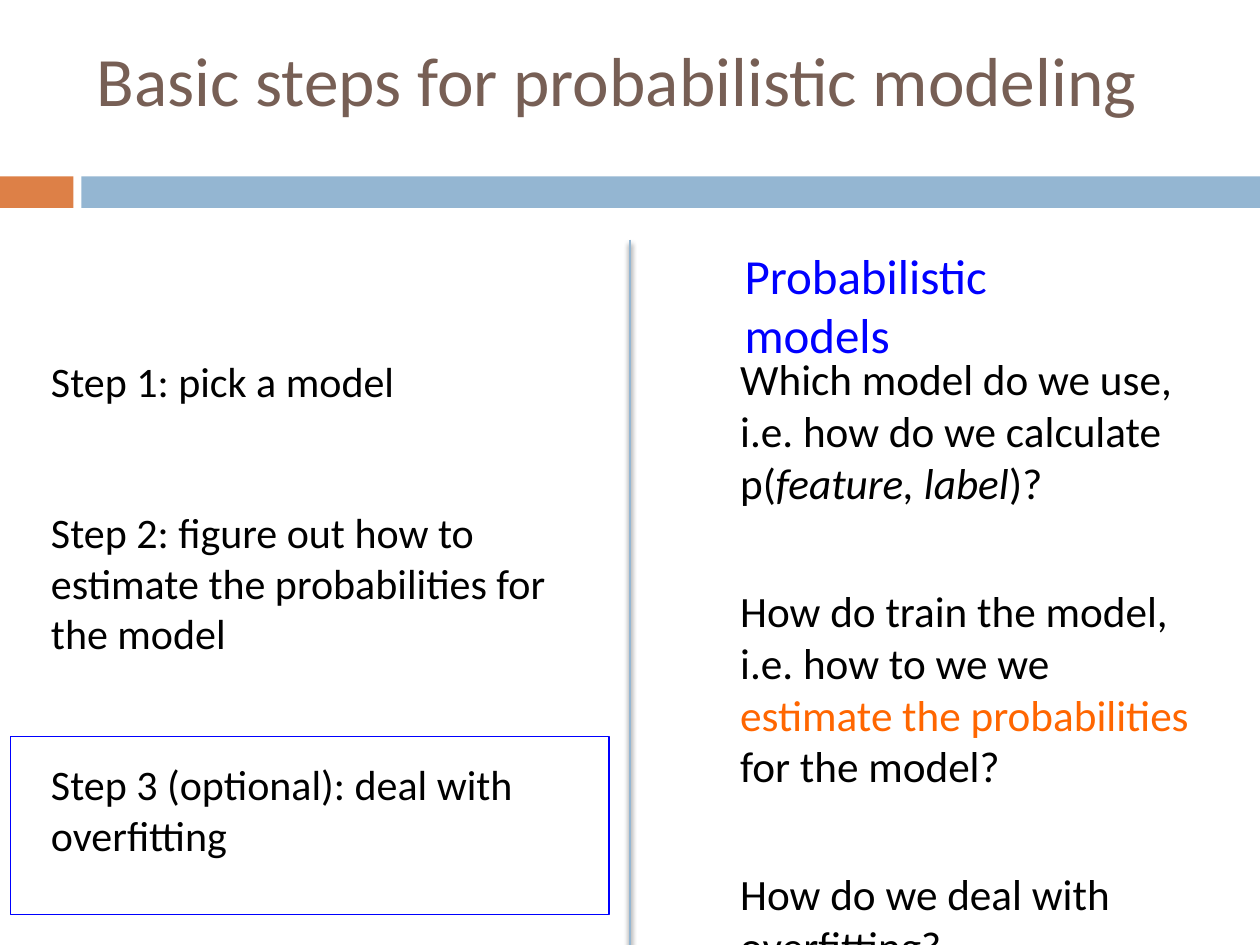
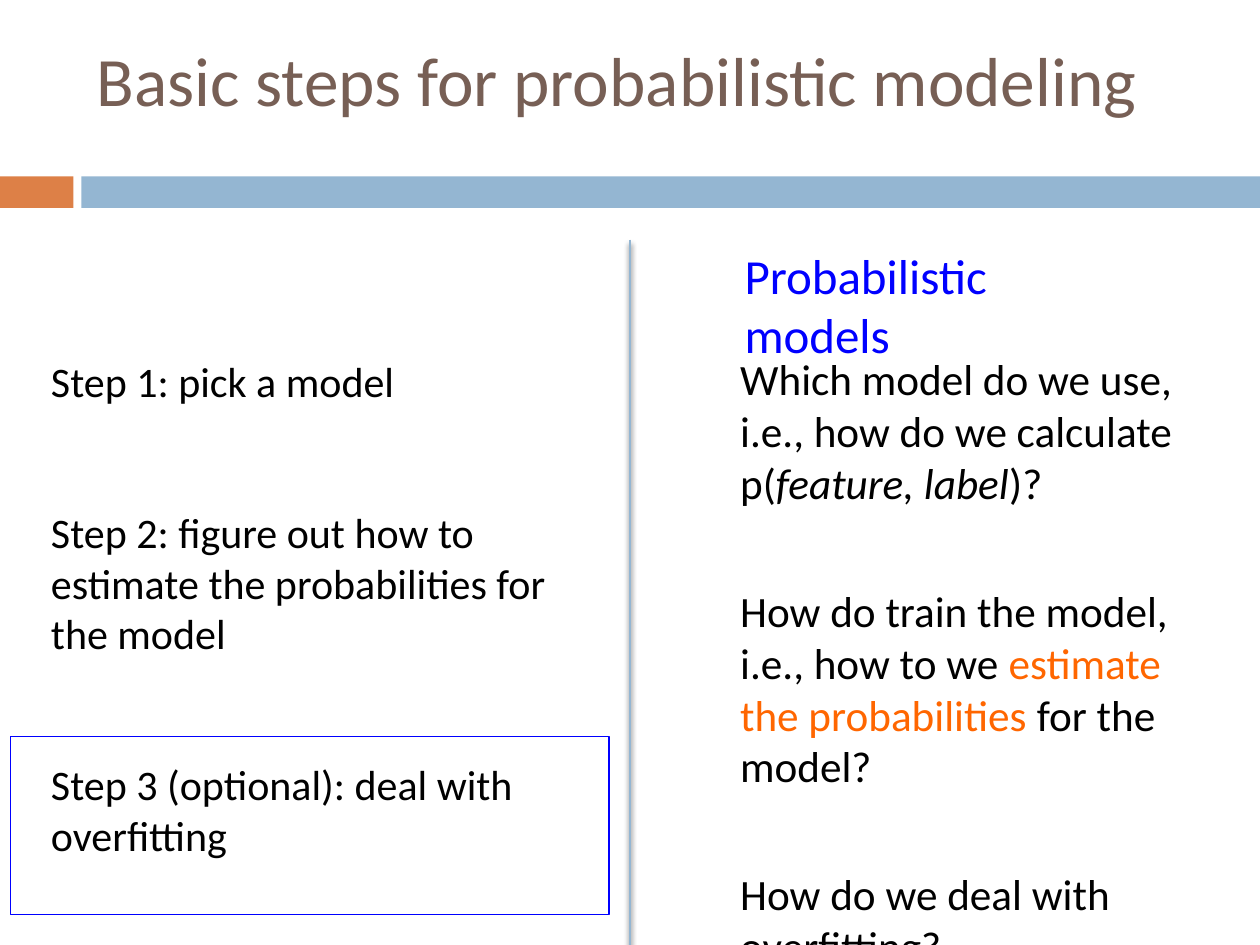
Before and after one commit to Collins-kariuk/Machine-Learning-CS158, a slide deck: slide 58 of Lectures/Lecture 14_Probabilistic Models.pptx. Drawn at 1260x945 pixels with LibreOffice and Linux fonts; fonts in the diff are those of the drawing. Boxes give left, top, right and bottom in pixels: in the first picture for what was removed or moved away, otherwise in the second. Text is boxed around its words. In the diff, an @@ line names an element or a change of style, - is before the commit and + after.

```diff
--- a/Lectures/Lecture 14_Probabilistic Models.pptx
+++ b/Lectures/Lecture 14_Probabilistic Models.pptx
@@ text at (x1=740, y1=365, x2=1172, y2=783): text changed @@
-Which model do we use, i.e. how do we calculate p(feature, label)?
-How do train the model, i.e. how to we we estimate the probabilities for the model?
+Which model do we use, i.e., how do we calculate p(feature, label)?
+How do train the model, i.e., how to we estimate the probabilities for the model?
```
Also in this commit, not shown: 2 other slides changed.
